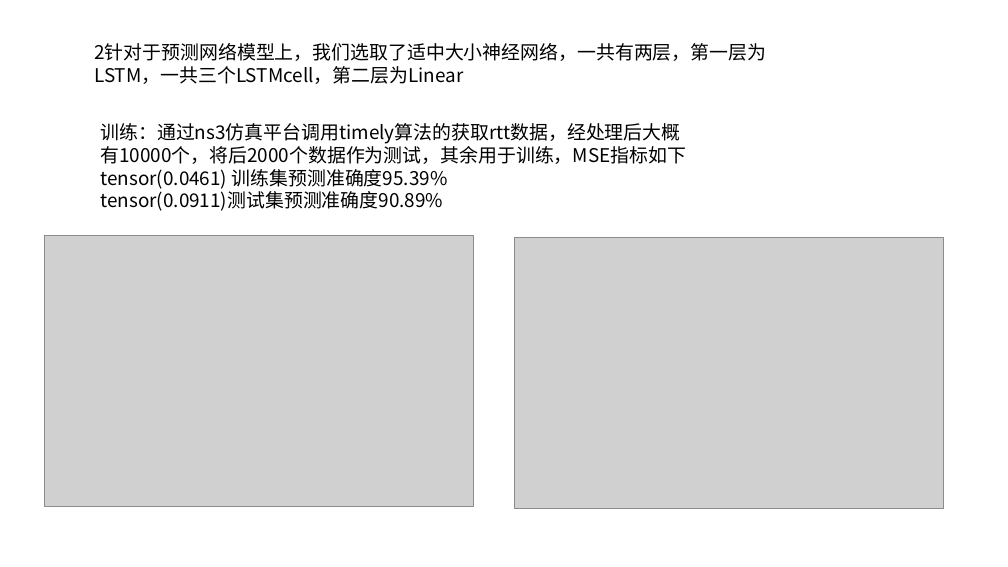
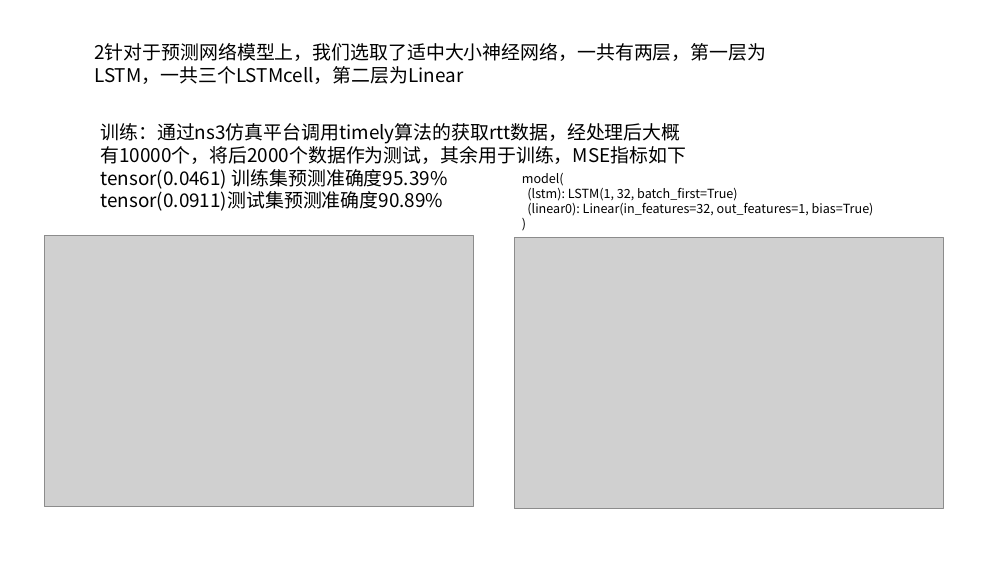
Before and after one commit to JinPeng-Zhang/DCN-LSTM_PID-congestion-control, a slide deck: slide 29 of paper/毕设思路 [自动保存的] [自动保存的].pptx. Drawn at 1008x567 pixels with LibreOffice and Linux fonts; fonts in the diff are those of the drawing; grey boxes stand for pictures. Boxes give left, top, right and bottom in pixels: in the first picture for what was removed or moved away, otherwise in the second. Text is boxed around its words. In the diff, an @@ line names an element or a change of style, - is before the commit and + after.

```diff
--- a/paper/毕设思路 [自动保存的] [自动保存的].pptx
+++ b/paper/毕设思路 [自动保存的] [自动保存的].pptx
@@ text added at [522, 173, 874, 216], 12 pt, text #000000 @@
+model(
+(lstm): LSTM(1, 32, batch_first=True)
+(linear0): Linear(in_features=32, out_features=1, bias=True)
+)
```
Also in this commit, not shown: 3 slides added, 53 other files.
